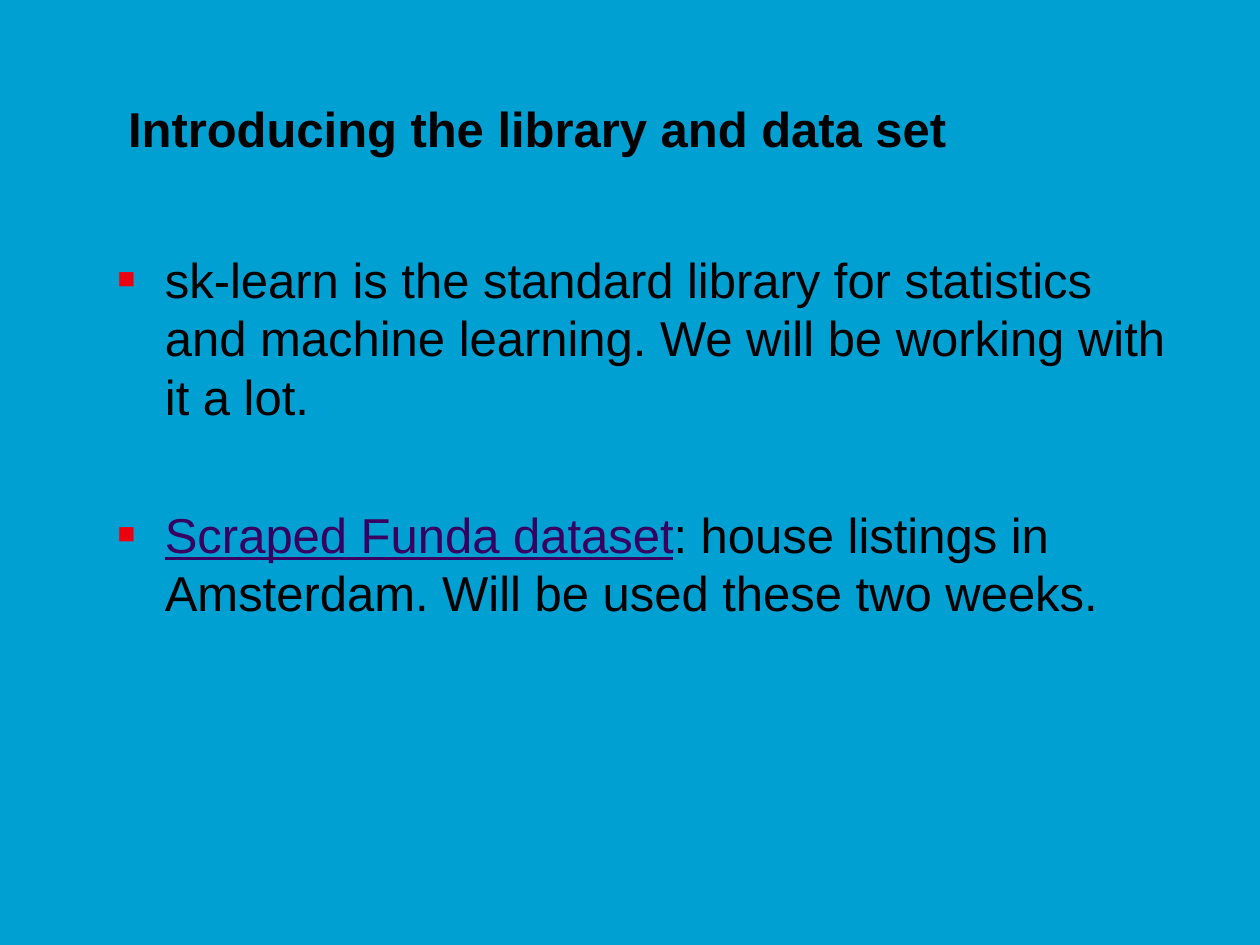
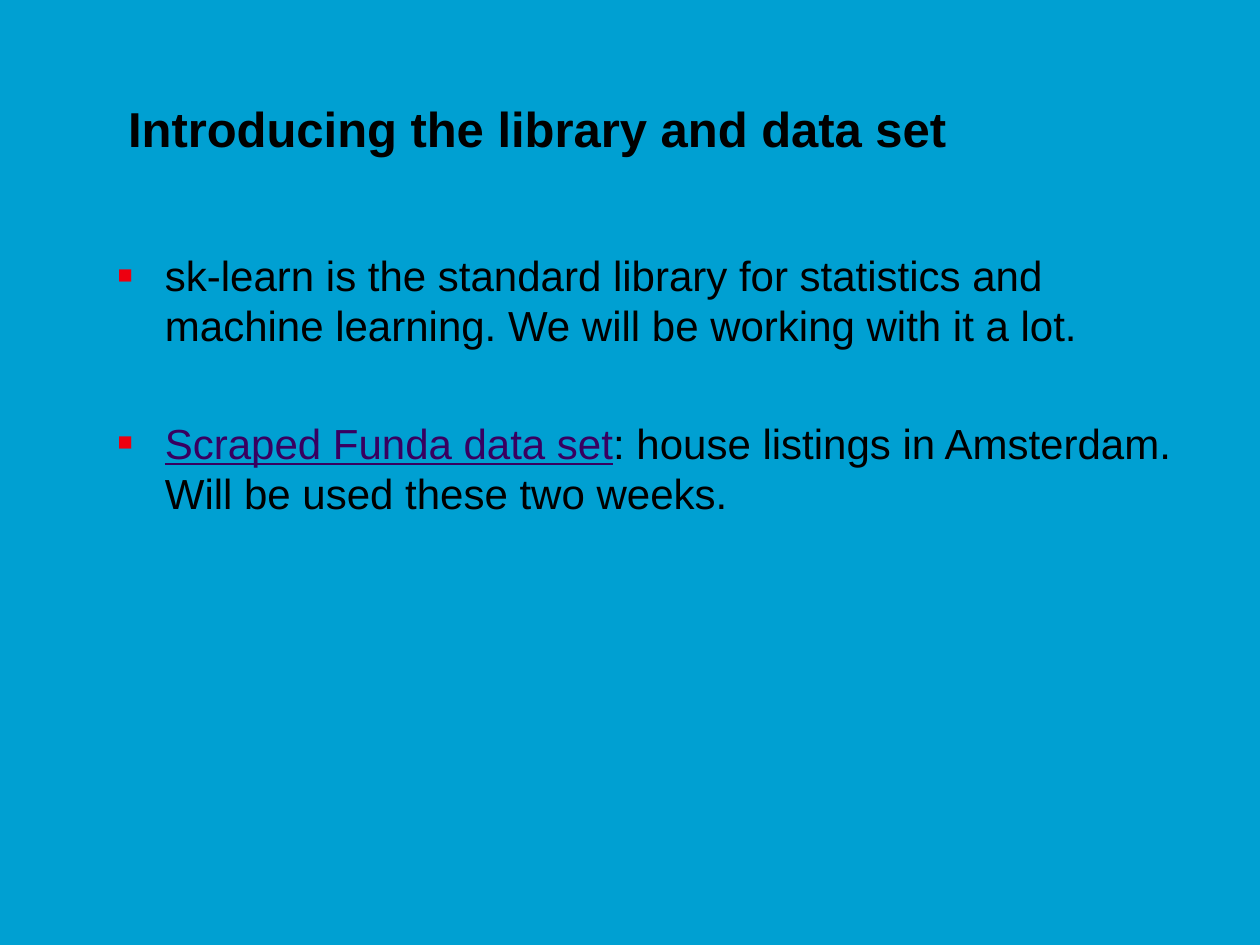
Before and after one commit to jonasmoons/data-driven-learning, a slide deck: slide 24 of slides/ddl-w5l1.pptx (slide 22 before the commit). Drawn at 1260x945 pixels with LibreOffice and Linux fonts; fonts in the diff are those of the drawing; background and template pictures are left out. Boxes give left, top, right and bottom in pixels: in the first picture for what was removed or moved away, otherwise in the second. Text is boxed around its words. In the diff, an @@ line names an element or a change of style, - is before the commit and + after.

```diff
--- a/slides/ddl-w5l1.pptx
+++ b/slides/ddl-w5l1.pptx
@@ text at <box>165,260,1077,350</box>: size 28 to 24 pt in "sk-learn is the standard library for statistics ..." @@
@@ text at <box>165,428,1171,510</box>: text changed; size 28 to 24 pt @@
-■ Scraped Funda dataset: house listings in Amsterdam. Will be used these two weeks.
+■ Scraped Funda data set: house listings in Amsterdam. Will be used these two weeks.
```
Also in this commit, not shown: 7 other slides changed, 5 slides added, 2 slides removed, 4 other files.
